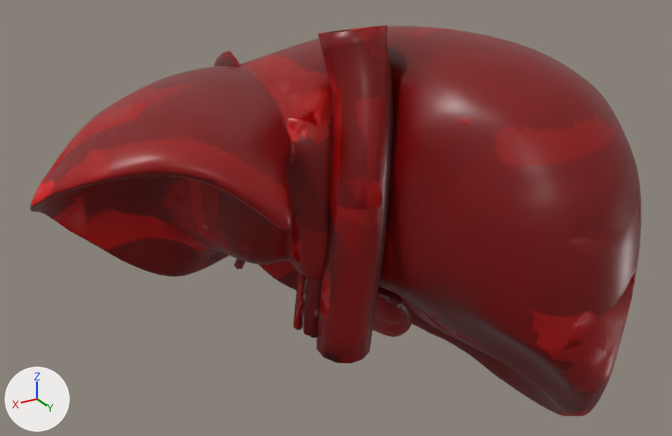
The glTF model public/3d/modeli/organi-3d/jetra-telefon.glb as it was, and as the next commit left it.
Camera for both pictures: a camera (50 mm lens) standing at (0.161, 0.271, 0.15) and looking at (-0.004, -0.004, 0.013). The lights are fixed; the arrows at lower left show +X, +Y and +Z. The picture after the commit comes second. Where no turn or scale is listed for an object, it has been applied to the vertices. Vertices at exactly the same position are counted once.

In view in the first picture: 'Caudate lobe of liver (lastno)', 'Falciform ligament (lastno)', 'Gallbladder', 'Hepatic artery and branches (lastno)', 'Hepatic portal vein and branches (lastno)', 'Inferior vena cava (lastno)', 'Left lobe of liver (lastno)', 'Right lobe of liver (lastno)' and 2 more.
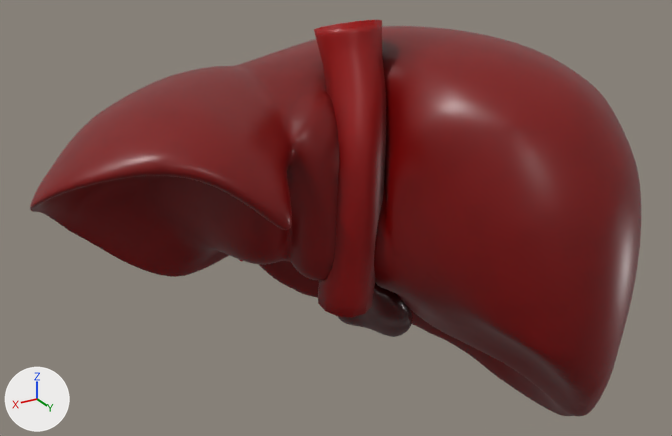
The newer file is also turned or shifted as a whole; pictures and numbers use the older file's frame.

Changed parts and their boxes [x1, y1, x2, y2] in the pictures (672 x 436 px; the box of a moved part takes in the faces that stretch with it):
'Inferior vena cava (lastno)', reshaped (6% narrower, 12% shorter)
    before: [316, 25, 393, 363]
    after: [314, 20, 386, 317]
'Hepatic portal vein and branches (lastno)', reshaped (not visible afterwards)
    before: [303, 278, 322, 338]
'Hepatic artery and branches (lastno)', reshaped (not visible afterwards)
    before: [293, 272, 307, 330]
'Falciform ligament (lastno)', reshaped (not visible afterwards)
    before: [214, 51, 241, 67]
part 1 of me_liver_025, surface changed
    both: [286, 89, 400, 295]
part 2 of me_liver_025, recoloured
    both: [287, 89, 400, 295]
part 3 of me_srpasta_003, moved or reshaped
    before: [219, 51, 241, 67]
part 7 of me_liver_023, surface changed
    both: [30, 66, 293, 264]
part 8 of me_liver_022, surface changed
    both: [240, 26, 641, 416]

The change, as a diff of the scene's bpy script:
```diff
--- a/public/3d/modeli/organi-3d/jetra-telefon.glb.py
+++ b/public/3d/modeli/organi-3d/jetra-telefon.glb.py
@@ me_liver_025 @@
 me_liver_025.from_pydata(...)  # 1677 vertices, 3350 faces; spans x -0.0245..0.0234, y -0.0119..0.027, z -0.0168..0.0643
+# me_liver_025 part 1: 3316 kept faces spanning x -0.0245..0.0234, y -0.0119..0.027, z -0.0168..0.0643 get new texture (UV) coordinates
+# me_liver_025 part 2: 2267 kept faces spanning x -0.0245..0.0233, y -0.0119..0.027, z -0.0168..0.0643 get new vertex colours; the middle colour goes from red #a90000 to red #b60000
 me_liver_025.materials.append(mat_o_zolcevod)
@@ me_srpasta_003 @@
-me_srpasta_003.from_pydata(...)  # 152 vertices, 300 faces; spans x 0.0084..0.0189, y -0.0852..-0.0337, z -0.0265..0.0694
+me_srpasta_003.from_pydata(...)  # 128 vertices, 252 faces; spans x 0.009..0.0166, y -0.0775..-0.0501, z -0.0247..0.0601
+# me_srpasta_003 part 3
+# 25 vertices are removed from x 0.0161..0.0189, y -0.0557..-0.0337, z 0.0623..0.0694
+# 65 faces are deleted
+# 95 vertices move from x 0.0084..0.0164, y -0.0852..-0.0529, z -0.0265..0.065 to x 0.009..0.0166, y -0.0775..-0.0503, z -0.0247..0.0601
+# 1 vertex is added at (0.0165, -0.0505, 0.06)
+# 17 new faces join them
 me_srpasta_003.materials.append(mat_o_zolcevod)
@@ me_hepatic_artery_and_branches__lastno__t_001 @@
-me_hepatic_artery_and_branches__lastno__t_001.from_pydata(...)  # 478 vertices, 900 faces; spans x -0.0704..0.0357, y -0.048..0.0597, z -0.0328..0.0534
+me_hepatic_artery_and_branches__lastno__t_001.from_pydata(...)  # 505 vertices, 950 faces; spans x -0.0811..0.0357, y -0.0497..0.0602, z -0.0314..0.0578
+# me_hepatic_artery_and_branches__lastno__t_001 part 4: 42 vertices moved from x -0.0185..0.0169, y -0.0453..-0.0023, z -0.0026..0.0455 to x -0.0185..0.0169, y -0.0454..-0.0023, z 0.0057..0.0455; 199 vertices removed from x -0.0704..0.0142, y -0.0455..0.0266, z -0.0328..0.0534; 90 vertices added at x -0.0632..0.0137, y -0.0456..-0.0012, z -0.0314..0.0462
+# other edits to the shape of me_hepatic_artery_and_branches__lastno__t_001 do not show in these pictures
 me_hepatic_artery_and_branches__lastno__t_001.materials.append(mat_o_zolcevod)
@@ me_portalna_t_001 @@
-me_portalna_t_001.from_pydata(...)  # 3151 vertices, 5698 faces; spans x -0.093..0.058, y -0.06..0.072, z -0.062..0.071
+me_portalna_t_001.from_pydata(...)  # 3223 vertices, 5832 faces; spans x -0.094..0.058, y -0.06..0.075, z -0.061..0.07
+# me_portalna_t_001 part 5: 23 vertices moved within x -0.084..0.009, y -0.048..0.024, z -0.027..0.053; 1204 vertices removed from x -0.089..0.014, y -0.058..0.068, z -0.055..0.063; 2128 vertices added at x -0.094..0.015, y -0.059..0.075, z -0.061..0.068
+# other edits to the shape of me_portalna_t_001 do not show in these pictures
 me_portalna_t_001.materials.append(mat_o_zolcevod)
@@ me_ivc_003 @@
-me_ivc_003.from_pydata(...)  # 264 vertices, 528 faces; spans x -0.016..0.011, y -0.0055..0.0291, z -0.0372..0.0868
+me_ivc_003.from_pydata(...)  # 110 vertices, 216 faces; spans x -0.0182..0.0086, y -0.0118..0.0226, z -0.0198..0.0879
+# me_ivc_003 part 6: 264 vertices removed from x -0.016..0.011, y -0.0055..0.0291, z -0.0372..0.0868; 110 vertices added at x -0.0182..0.0086, y -0.0118..0.0226, z -0.0198..0.0879
 me_ivc_003.materials.append(mat_o_zolcevod)
@@ me_liver_023 @@
-me_liver_023.from_pydata(...)  # 3084 vertices, 6164 faces; spans x -0.0463..0.0463, y -0.0524..0.0524, z -0.0457..0.0457
+me_liver_023.from_pydata(...)  # 3084 vertices, 6164 faces; spans x -0.0463..0.0463, y -0.0524..0.0524, z -0.0457..0.0458
+# me_liver_023 part 7: 6133 kept faces spanning x -0.0463..0.0463, y -0.0524..0.0524, z -0.0457..0.0458 get new texture (UV) coordinates
+# edits to the shape of me_liver_023 do not show in these pictures
 me_liver_023.materials.append(mat_o_zolcevod)
@@ me_liver_022 @@
 me_liver_022.from_pydata(...)  # 5378 vertices, 10752 faces; spans x -0.063..0.063, y -0.076..0.076, z -0.083..0.083
+# me_liver_022 part 8: texture (UV) coordinates of 10752 of 10752 faces, centred in x -0.063..0.063, y -0.076..0.076, z -0.083..0.083, changed; they spanned u 0.0..0.99, v 0.0..0.99 and now span u 0.0..0.99, v 0.0..0.99
 me_liver_022.materials.append(mat_o_zolcevod)
```
